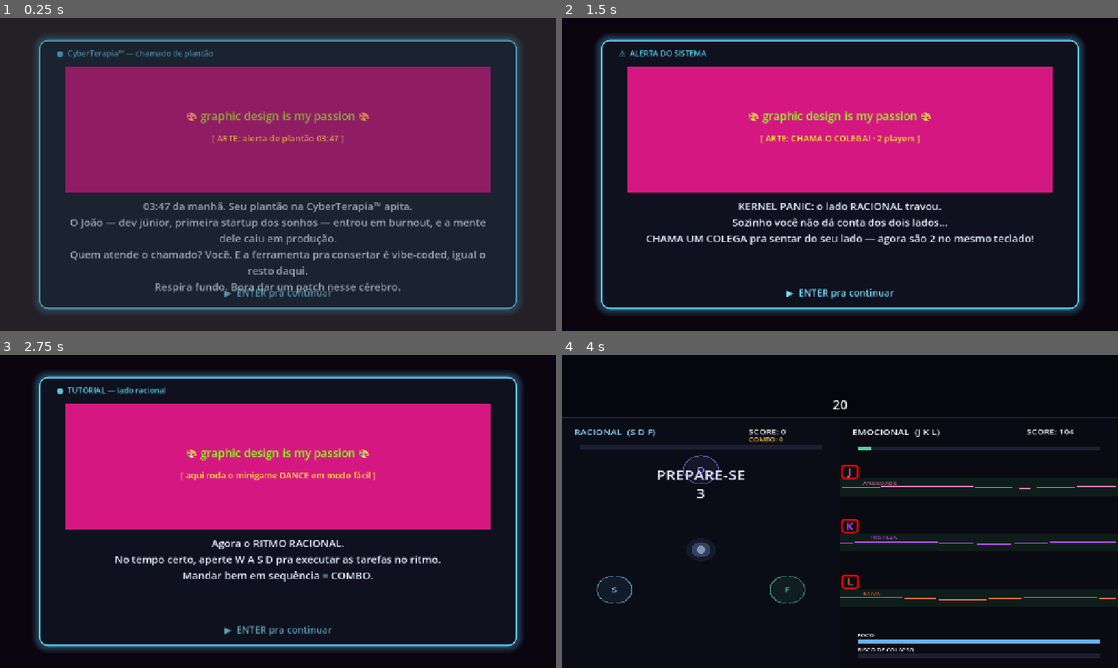
Above: before the commit, frames 1-4 (two rows, left to right).
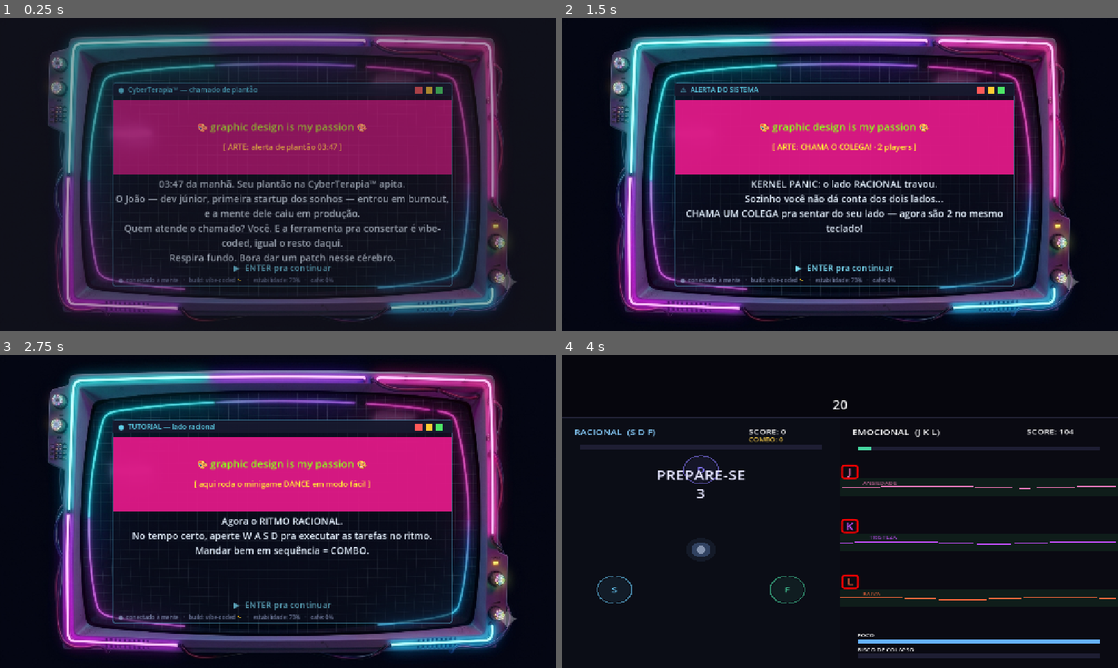
Above: after the commit, the same moments.

Repository: joaopedrogiancolidev/Gamejam42
Game: Godot game, scene res://scenes/Lore1.tscn
Two runs of this game, one before a commit and one after it. Both use one fixed random seed, a clock stepped at 60 frames per second and the inputs below. This scene is started directly instead of the project's main scene. Sound files missing from this copy of the repository are replaced by a short silence.
Inputs:
- Up to frame 1 (0.25 s): no input
- Up to frame 2 (1.5 s): tap Enter at 0.5 s; hold D 0.53-1.28 s; tap J at 0.6 s; tap Space at 0.77 s; hold S from 1.28 s (still down); tap K at 1.35 s
- Up to frame 3 (2.75 s): tap Space at 1.52 s; tap W at 2 s; release S at 2.03 s; hold D from 2.03 s (still down); tap L at 2.1 s
- Up to frame 4 (4 s): tap W at 2.75 s; tap Enter at 2.85 s; tap Space at 3.02, 3.77 s; release D at 3.53 s; hold S from 3.53 s (still down); tap Keypad Enter at 3.6 s

The runs differ from the first frame. In frame 1, 40% of the frame differs, in the area x 6-94%, y 4-97%; in frame 2, 43%, in the area x 6-94%, y 3-98%; in frame 3, 42%; in frame 4, nothing differs.

Commit message:
🚧 wip: monitor e moldura

Diff:
--- a/scenes/TemplateLore.tscn
+++ b/scenes/TemplateLore.tscn
@@ -16,6 +16,18 @@
 shadow_color = Color(0.4, 0.8, 1, 0.3)
 shadow_size = 18
 
+[sub_resource type="StyleBoxFlat" id="StyleBoxFlat_janela"]
+bg_color = Color(0.06, 0.07, 0.13, 0.5)
+border_width_left = 2
+border_width_top = 2
+border_width_right = 2
+border_width_bottom = 2
+border_color = Color(0.4, 0.85, 1, 0.55)
+corner_radius_top_left = 8
+corner_radius_top_right = 8
+corner_radius_bottom_right = 8
+corner_radius_bottom_left = 8
+
 [node name="TemplateLore" type="Node2D"]
 script = ExtResource("1_tpl")
 
@@ -31,45 +43,87 @@
 offset_bottom = 670.0
 theme_override_styles/panel = SubResource("StyleBoxFlat_tela")
 
+[node name="MonitorFrame" type="TextureRect" parent="."]
+visible = false
+offset_right = 1280.0
+offset_bottom = 720.0
+expand_mode = 1
+
+[node name="Janela" type="Panel" parent="."]
+offset_left = 258.0
+offset_top = 148.0
+offset_right = 1042.0
+offset_bottom = 618.0
+theme_override_styles/panel = SubResource("StyleBoxFlat_janela")
+
+[node name="TitleBar" type="ColorRect" parent="."]
+offset_left = 258.0
+offset_top = 150.0
+offset_right = 1042.0
+offset_bottom = 180.0
+color = Color(0.09, 0.1, 0.18, 0.9)
+
 [node name="Header" type="Label" parent="."]
-offset_left = 130.0
-offset_top = 68.0
-offset_right = 1150.0
-offset_bottom = 96.0
-theme_override_colors/font_color = Color(0.4, 0.9, 1, 0.85)
-theme_override_font_sizes/font_size = 18
+offset_left = 272.0
+offset_top = 152.0
+offset_right = 900.0
+offset_bottom = 178.0
+theme_override_colors/font_color = Color(0.4, 0.9, 1, 0.9)
+theme_override_font_sizes/font_size = 16
 text = "●  CyberTerapia™"
+vertical_alignment = 1
+
+[node name="BtnFechar" type="ColorRect" parent="."]
+offset_left = 956.0
+offset_top = 158.0
+offset_right = 972.0
+offset_bottom = 174.0
+color = Color(1, 0.35, 0.35, 1)
+
+[node name="BtnMin" type="ColorRect" parent="."]
+offset_left = 980.0
+offset_top = 158.0
+offset_right = 996.0
+offset_bottom = 174.0
+color = Color(1, 0.8, 0.2, 1)
+
+[node name="BtnMax" type="ColorRect" parent="."]
+offset_left = 1004.0
+offset_top = 158.0
+offset_right = 1020.0
+offset_bottom = 174.0
+color = Color(0.3, 0.9, 0.4, 1)
 
 [node name="Imagem" type="TextureRect" parent="."]
-offset_left = 150.0
-offset_top = 112.0
-offset_right = 1130.0
-offset_bottom = 400.0
+offset_left = 260.0
+offset_top = 188.0
+offset_right = 1040.0
+offset_bottom = 360.0
 expand_mode = 1
 stretch_mode = 5
 
 [node name="Placeholder" type="ColorRect" parent="."]
-offset_left = 150.0
-offset_top = 112.0
-offset_right = 1130.0
-offset_bottom = 400.0
+offset_left = 260.0
+offset_top = 188.0
+offset_right = 1040.0
+offset_bottom = 360.0
 color = Color(0.92, 0.1, 0.55, 0.9)
 
 [node name="Titulo" type="Label" parent="Placeholder"]
-offset_top = 95.0
-offset_right = 980.0
-offset_bottom = 140.0
+offset_top = 45.0
+offset_right = 780.0
+offset_bottom = 90.0
 theme_override_colors/font_color = Color(0.55, 1, 0.1, 1)
-theme_override_font_sizes/font_size = 26
+theme_override_font_sizes/font_size = 24
 text = "🎨 graphic design is my passion 🎨"
 horizontal_alignment = 1
 
 [node name="Desc" type="Label" parent="Placeholder"]
-offset_top = 150.0
-offset_right = 980.0
-offset_bottom = 230.0
+offset_top = 95.0
+offset_right = 780.0
+offset_bottom = 165.0
 theme_override_colors/font_color = Color(1, 0.95, 0.2, 1)
-theme_override_font_sizes/font_size = 20
+theme_override_font_sizes/font_size = 18
 text = "[ ARTE AQUI ]"
 horizontal_alignment = 1
 autowrap_mode = 3
@@ -79,22 +133,32 @@
 offset_bottom = 720.0
 
 [node name="Texto" type="Label" parent="Conteudo"]
-offset_left = 150.0
-offset_top = 416.0
-offset_right = 1130.0
-offset_bottom = 606.0
+offset_left = 260.0
+offset_top = 366.0
+offset_right = 1040.0
+offset_bottom = 556.0
 theme_override_colors/font_color = Color(0.9, 0.95, 1, 1)
-theme_override_font_sizes/font_size = 24
+theme_override_font_sizes/font_size = 22
 text = "Texto da história aqui..."
 horizontal_alignment = 1
 autowrap_mode = 3
 
 [node name="Continuar" type="Label" parent="Conteudo"]
-offset_left = 150.0
-offset_top = 616.0
-offset_right = 1130.0
-offset_bottom = 654.0
+offset_left = 260.0
+offset_top = 560.0
+offset_right = 1040.0
+offset_bottom = 586.0
 theme_override_colors/font_color = Color(0.5, 0.9, 1, 1)
-theme_override_font_sizes/font_size = 22
+theme_override_font_sizes/font_size = 20
 text = "▶  ENTER pra continuar"
 horizontal_alignment = 1
+
+[node name="StatusBar" type="Label" parent="."]
+offset_left = 272.0
+offset_top = 592.0
+offset_right = 1030.0
+offset_bottom = 614.0
+theme_override_colors/font_color = Color(0.55, 0.6, 0.75, 0.8)
+theme_override_font_sizes/font_size = 13
+text = "●  conectado à mente   ·   build: vibe-coded ✨   ·   estabilidade: 73%   ·   café: 0%"
+vertical_alignment = 1
--- a/scripts/TemplateLore.gd
+++ b/scripts/TemplateLore.gd
@@ -37,6 +37,14 @@
 func _ready() -> void:
 	_header.text = header
 	_texto.text = texto
+	# moldura do "pc" (arte do monitor). Se assets/monitor.png existir,
+	# usa a imagem e esconde a borda desenhada (que é só fallback).
+	if ResourceLoader.exists("res://assets/monitor.png"):
+		$MonitorFrame.texture = load("res://assets/monitor.png")
+		$MonitorFrame.visible = true
+		$Monitor.visible = false
+	else:
+		$MonitorFrame.visible = false
 	if imagem:
 		_imagem.texture = imagem
 		_imagem.visible = true
Binary file added: assets/monitor.png
Not shown, added: assets/monitor.png.import
Not shown: 1 places in scenes/TemplateLore.tscn that only renumber resources
Not shown, added: scripts/TemplateLore.gd.uid
